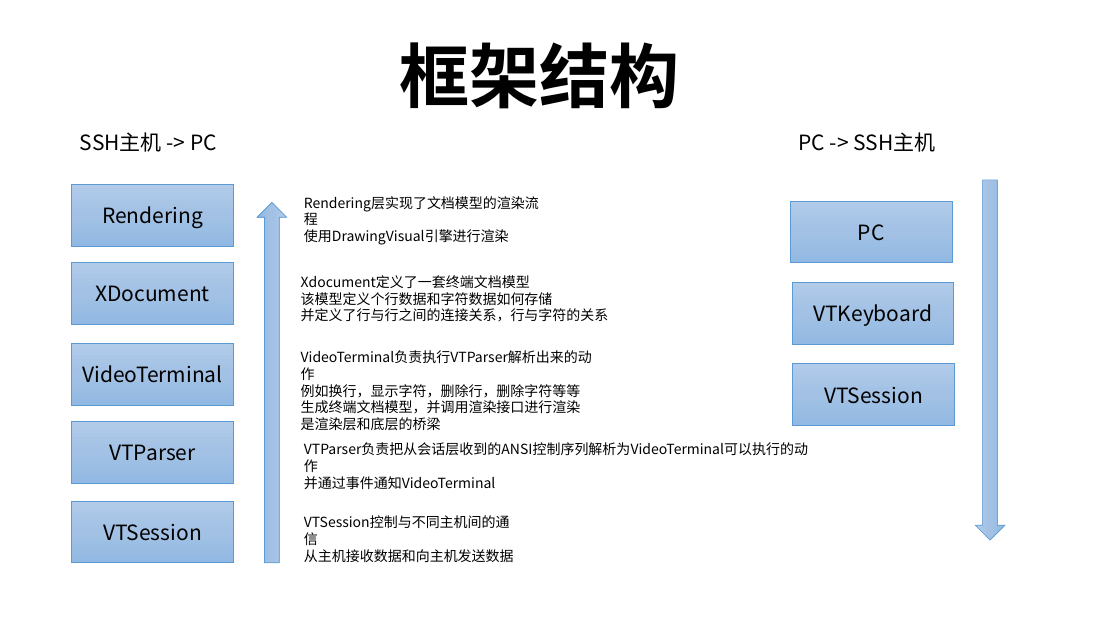
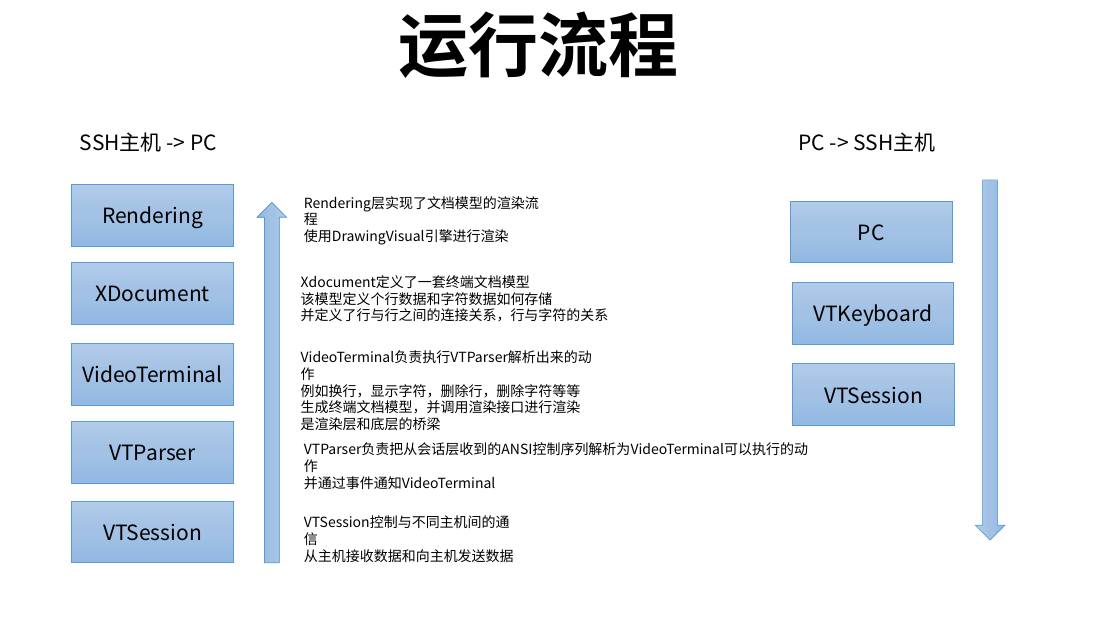
Before and after one commit to 294797392/ModengTerm, a slide deck: slide 2 of Documents/设计文档.pptx (slide 1 before the commit). Drawn at 1120x630 pixels with LibreOffice and Linux fonts; fonts in the diff are those of the drawing. Boxes give left, top, right and bottom in pixels: in the first picture for what was removed or moved away, otherwise in the second. Text is boxed around its words. In the diff, an @@ line names an element or a change of style, - is before the commit and + after.

Commit message:
优化WindowPanel操作流程

```diff
--- a/Documents/设计文档.pptx
+++ b/Documents/设计文档.pptx
@@ text at (398,11,678,78): text changed @@
-框架结构
+运行流程
```
Also in this commit, not shown: 1 slide added, 29 other files.
